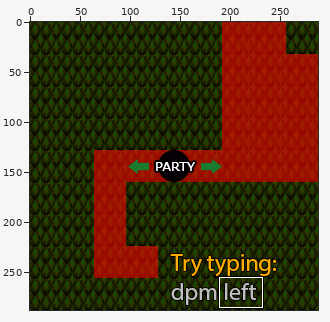
Edited in one commit: sprite sheet (assets/maps/Tutorial/slices/7-14.png). Above, an overview of the earlier version with the close-up marked.
Close-up. The starting point:
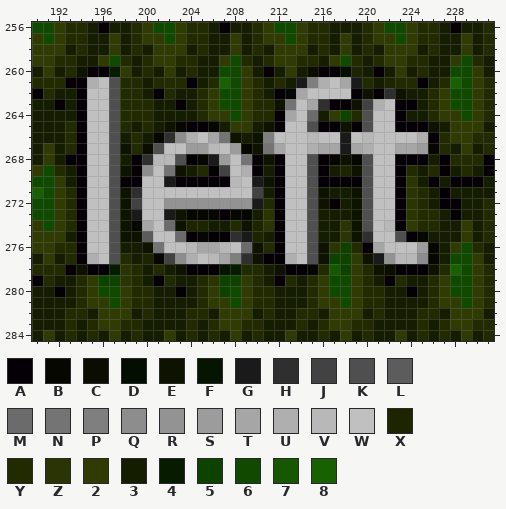
The file is 288x288 pixels. Colours within 5 levels of each other are drawn and written as one. Shown: x 190..231, y 256..284. The commit also changed other parts of the picture, which this record leaves out.
Palette (. is transparent): A #050005  B #060700  C #0a0d00  D #030e00  E #0e1300  F #051500  G #1a1a1a  H #2f2f2f  J #424242  K #4f4f4f  L #5c5c5c  M #6b6b6b  N #747474  P #7f7f7f  Q #8d8d8d  R #939393  S #9c9c9c  T #a6a6a6  U #afafaf  V #b8b8b8  W #c0c0c0  X #1d2400  Y #222a00  Z #2a3503  2 #2f3b03  3 #151d00  4 #061b00  5 #0e4200  6 #104a00  7 #165702  8 #186002
Pixels before, first column x 190:
256 662YY3A33Y2662YY3A33Y2662YY333Y2662YY3A33Y
257 262YY3323Y2262YY3323Y2262YY323Y2262YY3323Y
258 2223Y3323Y32223Y3323Y32223Y323Y32223Y3323Y
259 22YY3326Y3Y22YY3326Y3Y22YY326Y3Y22YY3326Y3
260 323YEAA423Y323Y336623A323CAADX3A323Y336623
261 YYYAAUWKYY3YYYA3Y862Y3Y3GPUWTGY3XYYA3Y862Y
262 AY33AWWKYY3AY33Y2662Y3ABTWWWWAEAHE33Y2662Y
263 33A3AWWKYYY33A3Y2662YYENWTHAAEJUWAA3Y2662Y
264 3333AWWKYYY3333Y2262YYATWM325YKWWA33Y2262Y
265 333YAWWKY3Y3EBAAB3223EAWWKAAEAKWWAAAE32223
266 333YAWWK3Y3BHQUWTNE3EPWWWVWWGWVWWWWUAY22YY
267 323YAWWKEYCKWWSSVWSBENTWWUTTGTUWWTTSBY323Y
268 323AAWWK3AHVVKABGSWNAEAWWKABEBKWWAAA3AYYYA
269 26Y3AWWKEAQWNE3YAJWUA3AWWKA3XEKWWAY3YA3Y3A
270 6623AWWKAAWWGAAAAAVWGEAWWKAAAAKWWAZ3A3AAA3
271 862YAWWKEHWWWWWWWWWWJ3AWWKE33EKWWAZY3A3333
272 662YAWWKEJWWRRRRRRRRGYAWWKEA3EKWWAZY3AA33Y
273 662YAWWKEGWWGEBBBABB3ZAWWK333EKWWAZYY3A33Y
274 262YAWWKEBTWMEXX33YEXZAWWK33ZEKWVA2YY3323Y
275 2223AWWKEELWWMABAAHGX3AWWK33ZEHWWKAB33323Y
276 22YYAWWK33ENWWVTTVWMEYAWWKEZ5YATWWWSB326Y3
277 323YAUWKY3XBJQUWVTPHEAAUWKE552EGRVVQB36623
278 YYYAEAA4ZY3Y3EAAAF4YY3EAABY752YECAAAEY862Y
279 AY33Y255ZY3AY33YZ552Y3AY3Y2662Y3AY33Y2662Y
280 33A3Y2662YY33A3Y2562YY333Y2662YY33A3Y2662Y
281 3333Y2262YY3333Y2262YY333Y2262YY3333Y2262Y
282 333YY32223Y333YY32223Y33YY32223Y333YY32223
283 333Y3Y22YY3333Y3Y22YY333Y3Y22YY3333Y3Y22YY
284 323Y3Y323Y3323Y3Y323Y33233Y323Y3323Y3Y323Y
Once edited:
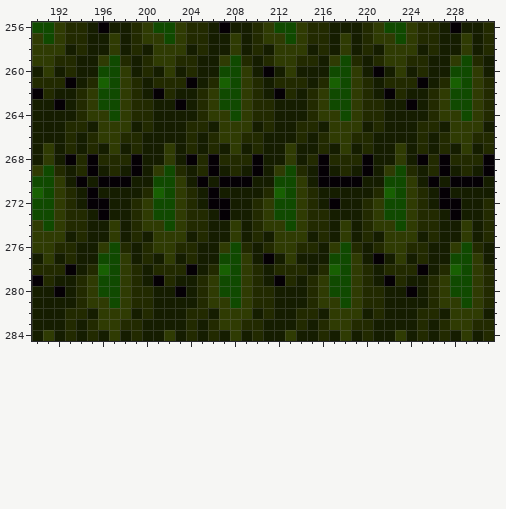
From old to new:
Changed rows in their new state; - is an unchanged pixel.
first column x 194:
260 3366-----------------33662-------
261 3Y862--------------YY3Y862--Y----
262 Y2662--------------Y3Y2662Y3AY---
263 Y2662-------------333Y2662YY33---
264 Y2262-------------333Y2-62YY33---
265 Y3222---33YY32---Y33YY32223Y333YY
266 3Y22Y--333Y3Y22YY333Y3Y22YY3333Y3
267 3Y323-3323Y3Y323Y33233Y323Y3323Y3
268 YAYYY-3323-YAYYY-3323Y-YYYA3323-Y
269 YA3Y3-326Y---3Y3--26Y3--Y3A326---
270 -3AA-336623-3-AA336623----33662--
271 3A3333Y862Y3A3333Y862Y3--33Y862--
272 3AA33Y2662Y3AA33Y2662Y3--3Y2662--
273 Y3A33Y2662YY3-33Y2662YY--3Y2662--
274 Y3323Y2262YY--23Y2262YY-23Y226---
275 Y3323Y32223Y3323Y-2223Y-23Y32223Y
276 3326Y-Y22YY3326Y3-22YY326-3Y22YY3
277 33662-Y323Y336623-3233366-3A323Y3
278 3Y862---YY-3Y862--YYY3-86--3YYY-3
279 --662-------266------------------
280 -------------6-------------------
